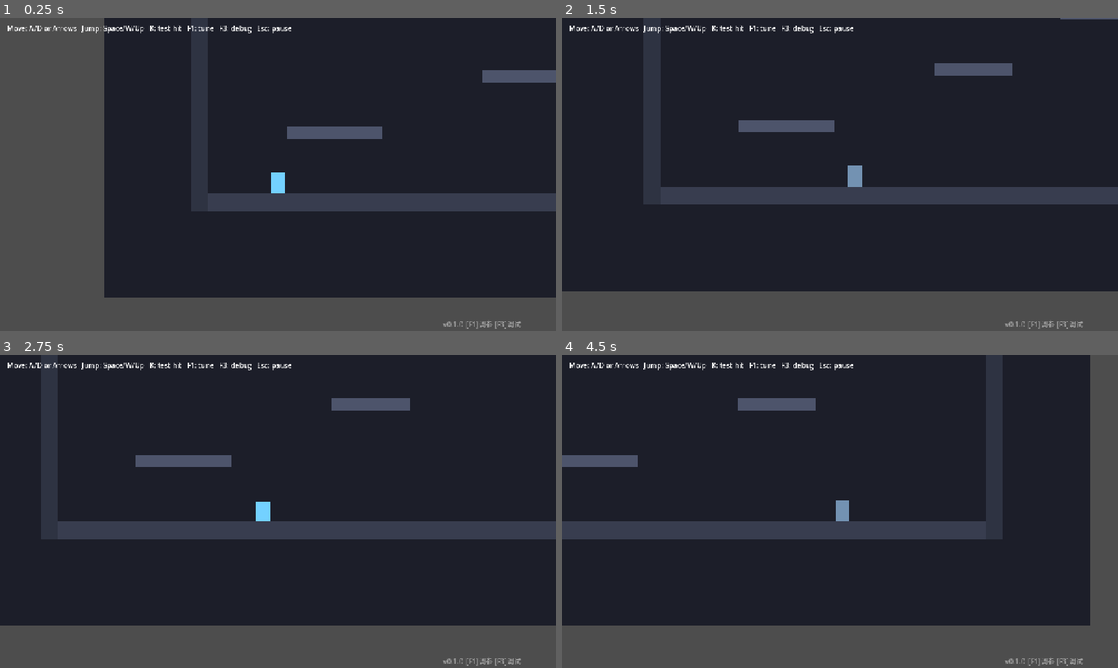
Above: before the commit, frames 1-4 (two rows, left to right).
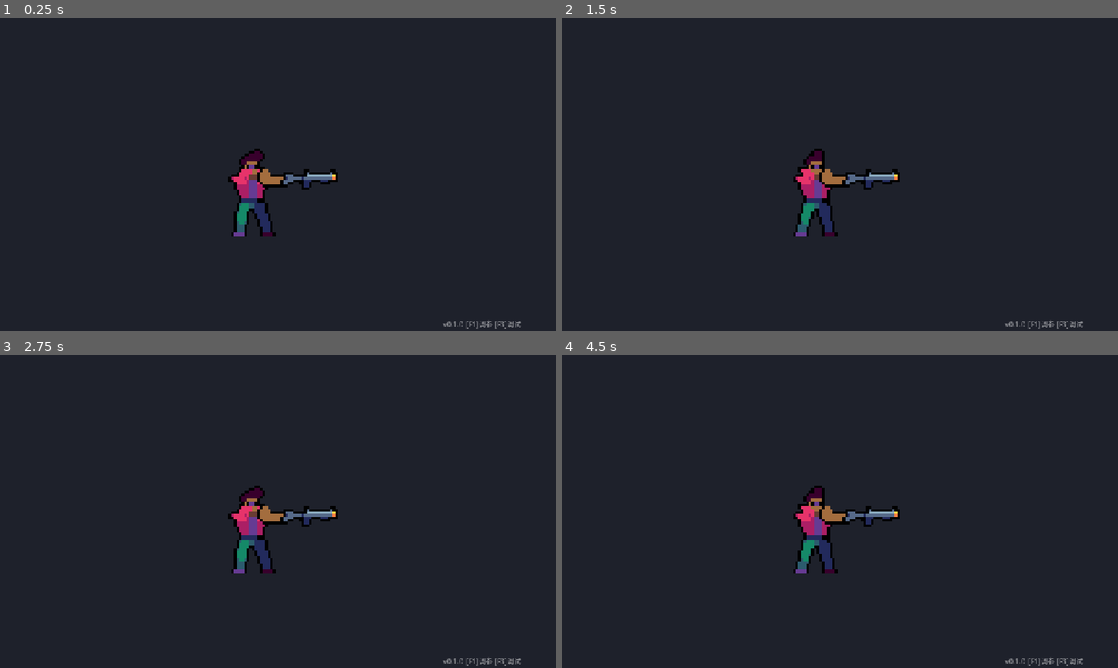
Above: after the commit, the same moments.

Repository: CyberpunkPsychosis/ai-game-engine
Game: Godot game, scene res://scenes/biker.tscn
Two runs of this game, one before a commit and one after it. Both use one fixed random seed, a clock stepped at 60 frames per second and the inputs below. Before the commit the project starts from res://scenes/main.tscn.
Inputs:
- Up to frame 1 (0.25 s): no input
- Up to frame 2 (1.5 s): tap F at 0.5, 1.25 s; hold D (move_right) from 0.53 s (still down); tap K at 0.6, 1.35 s; tap Space (jump) at 0.77 s
- Up to frame 3 (2.75 s): tap Space (jump) at 1.52 s; tap F at 2 s; release D (move_right) at 2.03 s; hold A (move_left) from 2.03 s (still down); tap K at 2.1 s
- Up to frame 4 (4.5 s): tap F at 2.75, 3.5, 4.25 s; release A (move_left) at 2.78 s; hold D (move_right) 2.78-4.28 s; tap K at 2.85, 3.6, 4.35 s; tap Space (jump) at 3.02, 3.77 s; hold A (move_left) from 4.28 s (still down)

The runs differ from the first frame. In frame 1, 34% of the frame differs, in the area x 0-100%, y 0-100%; in frame 2, 21%; in frame 3, 22%; in frame 4, 25%.

Commit message:
biker idle2 拿枪动画(用上传素材)
- art/biker: idle2(192x48,4帧) + gun + arm
- scenes/biker.tscn: Sprite2D 4帧循环 + 枪/臂叠加(端枪姿势)
- scripts/biker_idle.gd: 按帧率循环播放
- 临时把 main_scene 切到 biker 预览，网页可直接看动画

注：用户工具导出的baked帧为空(部件坐标超出画布)，故改用源素材直接装配。

https://claude.ai/code/session_01UKxkRhNE2htMG8yW4y8xQL

Diff:
--- a/project.godot
+++ b/project.godot
@@ -7,7 +7,7 @@
 
 config/name="AI Game Engine"
 config/version="0.1.0"
-run/main_scene="res://scenes/main.tscn"
+run/main_scene="res://scenes/biker.tscn"
 config/features=PackedStringArray("4.5", "GL Compatibility")
 config/icon="res://icon.svg"
 
--- /dev/null
+++ b/scenes/biker.tscn
@@ -0,0 +1,37 @@
+[gd_scene load_steps=5 format=3]
+
+[ext_resource type="Texture2D" path="res://art/biker/idle2.png" id="body"]
+[ext_resource type="Texture2D" path="res://art/biker/gun.png" id="gun"]
+[ext_resource type="Texture2D" path="res://art/biker/arm.png" id="arm"]
+[ext_resource type="Script" path="res://scripts/biker_idle.gd" id="s"]
+
+[node name="Biker" type="Node2D"]
+
+[node name="BG" type="CanvasLayer" parent="."]
+layer = -1
+
+[node name="Color" type="ColorRect" parent="BG"]
+offset_right = 1280.0
+offset_bottom = 720.0
+color = Color(0.12, 0.13, 0.17, 1)
+
+[node name="Camera2D" type="Camera2D" parent="."]
+zoom = Vector2(6, 6)
+
+[node name="Body" type="Sprite2D" parent="."]
+texture = ExtResource("body")
+hframes = 4
+script = ExtResource("s")
+
+[node name="Arm" type="Sprite2D" parent="Body"]
+position = Vector2(7, 1)
+texture = ExtResource("arm")
+
+[node name="Gun" type="Sprite2D" parent="Body"]
+position = Vector2(12, 2)
+texture = ExtResource("gun")
+
+[node name="Label" type="Label" parent="."]
+offset_left = -150.0
+offset_top = -120.0
+text = "biker idle2 (4帧)"
--- /dev/null
+++ b/scripts/biker_idle.gd
@@ -0,0 +1,17 @@
+extends Sprite2D
+## biker idle：把 192x48 的 Idle2 表当 4 帧循环播放。
+
+@export var fps: float = 8.0
+@export var total_frames: int = 4
+
+var _t := 0.0
+
+func _ready() -> void:
+	hframes = total_frames
+	frame = 0
+
+func _process(delta: float) -> void:
+	_t += delta
+	if _t >= 1.0 / fps:
+		_t -= 1.0 / fps
+		frame = (frame + 1) % total_frames
Binary file added: art/biker/arm.png
Not shown, added: art/biker/arm.png.import
Binary file added: art/biker/gun.png
Not shown, added: art/biker/gun.png.import
Binary file added: art/biker/idle2.png
Not shown, added: art/biker/idle2.png.import
Not shown, added: scripts/biker_idle.gd.uid
